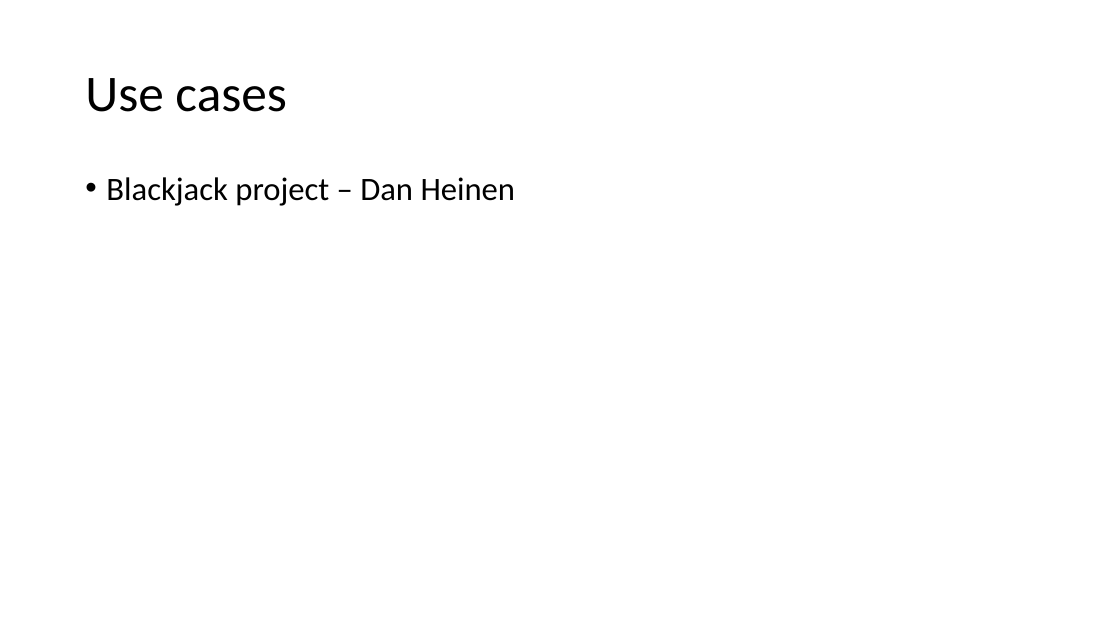
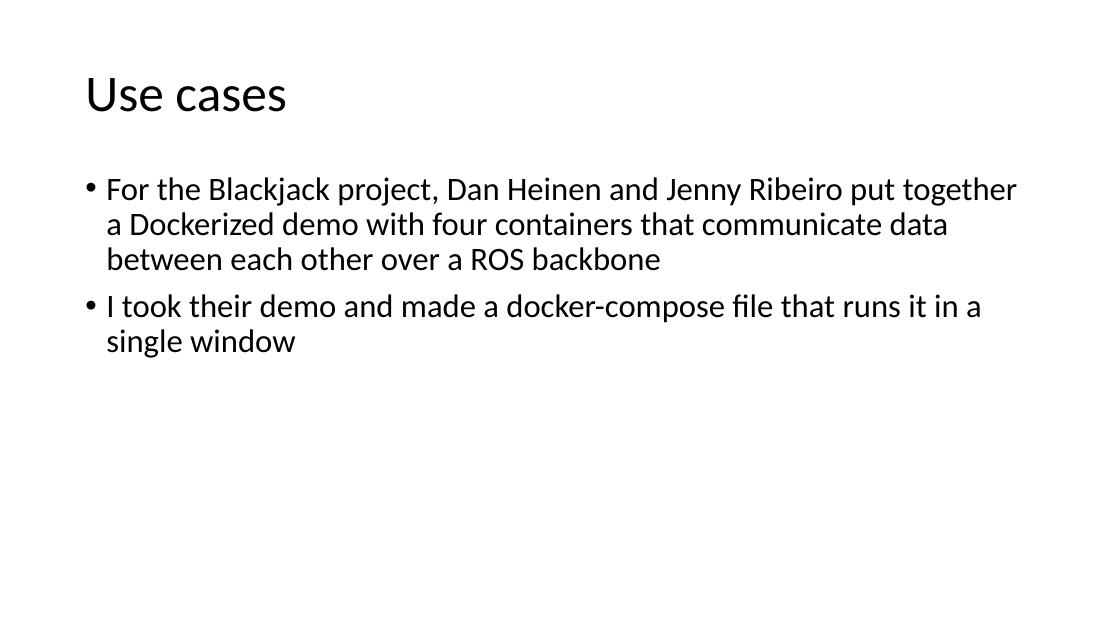
Before and after one commit to bassmandja/docker101, a slide deck: slide 15 of Docker 101.pptx (slide 14 before the commit). Drawn at 1120x630 pixels with LibreOffice and Linux fonts; fonts in the diff are those of the drawing. Boxes give left, top, right and bottom in pixels: in the first picture for what was removed or moved away, otherwise in the second. Text is boxed around its words. In the diff, an @@ line names an element or a change of style, - is before the commit and + after.

```diff
--- a/Docker 101.pptx
+++ b/Docker 101.pptx
@@ text at (106,177,1018,358): text changed @@
-• Blackjack project – Dan Heinen
+• For the Blackjack project, Dan Heinen and Jenny Ribeiro put together a Dockerized demo with four containers that communicate data between each other over a ROS backbone
+• I took their demo and made a docker-compose file that runs it in a single window
```
Also in this commit, not shown: 1 other slide changed.
